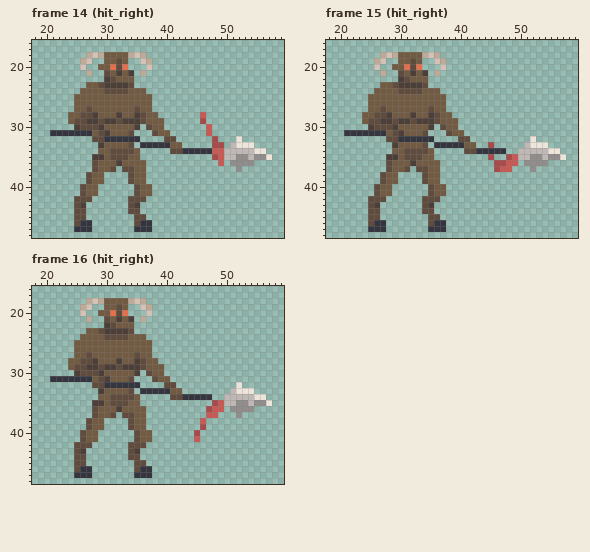
File history of a pixel-art file, Sprites/Minotaur/minotaur_animation.aseprite. The picture above was drawn from the file before the commit.
64x64 pixels, 18 frames. Shown: frame 14 (hit_right): x 18..59, y 16..48; frame 15 (hit_right): x 18..59, y 16..48; frame 16 (hit_right): x 18..59, y 16..48. The commit also changed other frames, which this record leaves out.
After the commit:
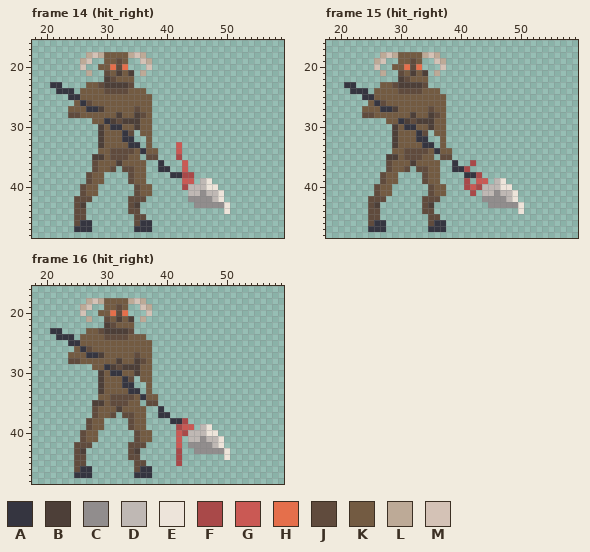
Palette (. is transparent): A #353540  B #4d3f38  C #918d8d  D #bfb8b4  E #ede4da  F #a94949  G #ca5954  H #e56f4b  J #604b3d  K #735b42  L #bdaa97  M #d4c2b6
The exact change:
Changed rows in their new state; - is an unchanged pixel.
Frame 14 (hit_right), layers "Layer 2", "Layer 1":
first column x 21:
23 AA-----------------------------------
24 -AAA---------------------------------
25 ---AA--------------------------------
26 -----AJ------------------------------
27 ---K--AAB----------------------------
28 ---JJKKK---------.-------.-----------
29 ---....KKA-----K-..------.-----------
30 ----....--AA---KK..-------.----------
31 ........BK--A--KK...------.----------
32 -------.BKKK--.-K--..------.---.-----
33 -------------AA.K....G-----..-....---
34 ---------------AKK--.G..............-
35 ----------------JJ---F-----..........
36 ------------------A---G-----.-....---
37 ------------------AA--G--------.-----
38 --------------------AAFF-------------
39 ----------------------GG-DE----------
40 ----------------------FDDDEE---------
41 -----------------------DDCDDE--------
42 -----------------------CCCCDE--------
43 ------------------------CCCCCE-------
44 -----------------------------E-------
Frame 15 (hit_right), layers "Layer 2", "Layer 1":
first column x 21:
23 AA-----------------------------------
24 -AAA---------------------------------
25 ---AA--------------------------------
26 -----AJ------------------------------
27 ---K--AAB----------------------------
28 ---JJKKK---------.-------------------
29 ---....KKA-----K-..------------------
30 ----....--AA---KK..------------------
31 ........BK--A--KK...-----------------
32 -------.BKKK--.-K--..----------.-----
33 -------------AA.K.....--.-----....---
34 ---------------AKK--.......--.......-
35 ----------------JJ------.--..........
36 ------------------A--F---....-....---
37 ------------------AAF----...---.-----
38 --------------------AAF--------------
39 --------------------F-GG-DE----------
40 --------------------FGFDDDEE---------
41 ---------------------F-DDCDDE--------
42 -----------------------CCCCDE--------
43 ------------------------CCCCCE-------
44 -----------------------------E-------
Frame 16 (hit_right), layers "Layer 2", "Layer 1":
first column x 21:
23 AA-----------------------------------
24 -AAA---------------------------------
25 ---AA--------------------------------
26 -----AJ------------------------------
27 ---K--AAB----------------------------
28 ---JJKKK---------.-------------------
29 ---....KKA-----K-..------------------
30 ----....--AA---KK..------------------
31 ........BK--A--KK...-----------------
32 -------.BKKK--.-K--..----------.-----
33 -------------AA.K.....--------....---
34 ---------------AKK--.......--.......-
35 ----------------JJ---------..........
36 ------------------A-------...-....---
37 ------------------AA------..---.-----
38 --------------------AAF--.-----------
39 ---------------------FGG-DE----------
40 ---------------------GFDDDEE---------
41 ---------------------G-DDCDDE--------
42 ---------------------G-CCCCDE--------
43 ---------------------F--CCCCCE-------
44 ---------------------F-------E-------
45 ---------------------F---------------
